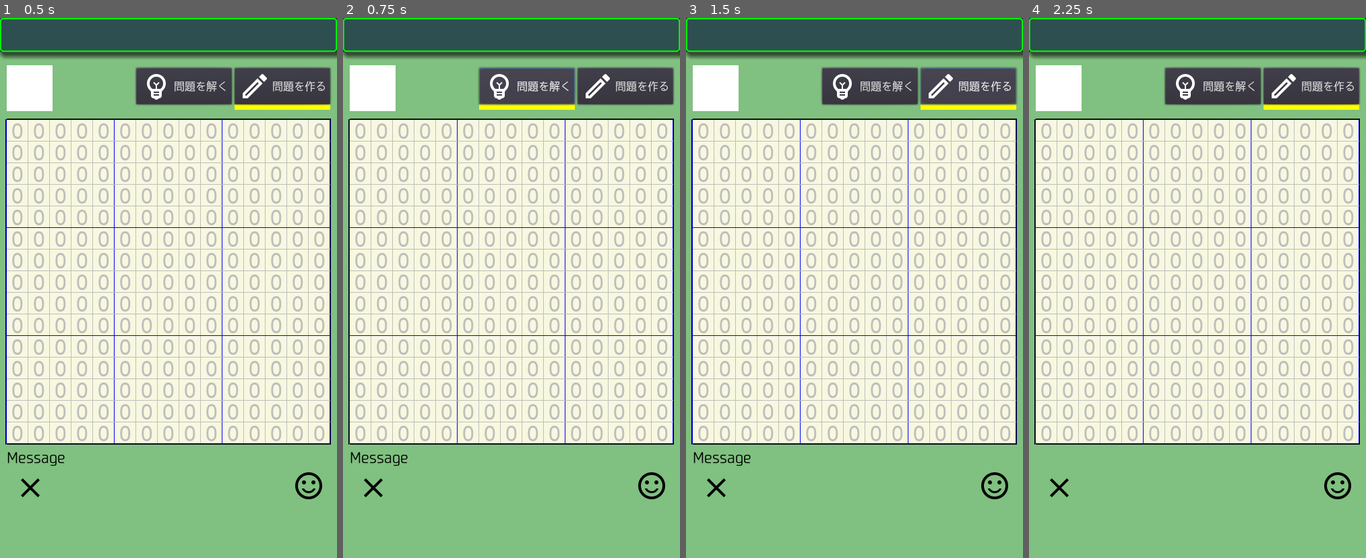
Above: before the commit, frames 1-4 (left to right).
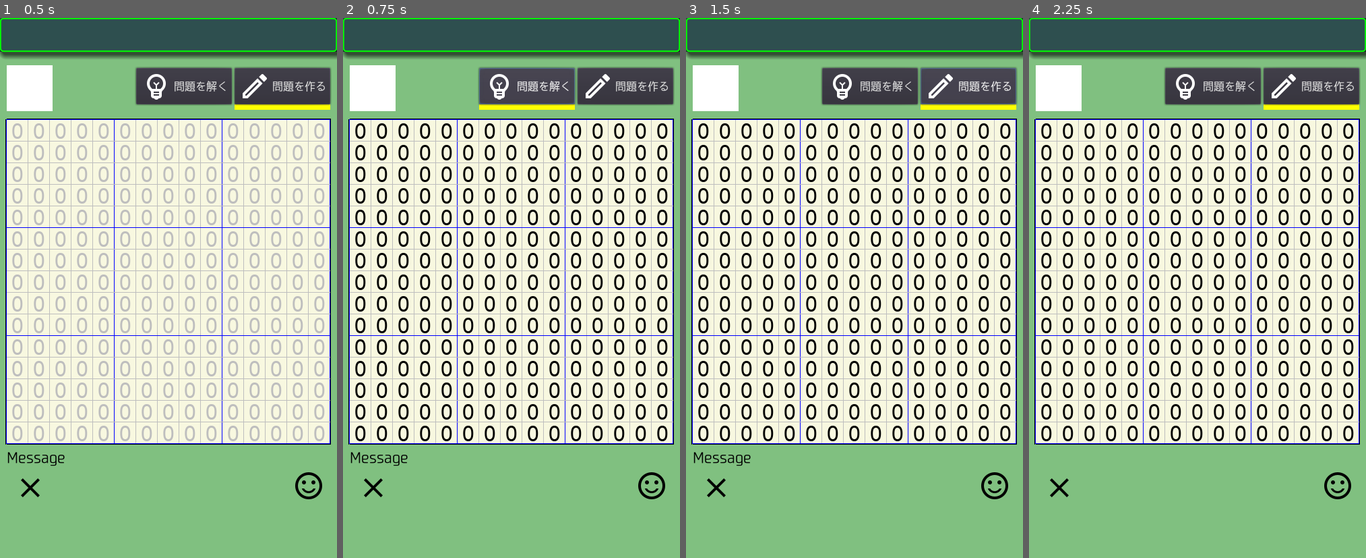
Above: after the commit, the same moments.

Repository: vivisuke/SakuSakuMosaic
Game: Godot game, scene res://MainScene.tscn
Two runs of this game, one before a commit and one after it. Both use one fixed random seed, a clock stepped at 60 frames per second and the inputs below.
Inputs (mouse positions are in pixels of both pictures, inside the frame that each line leads up to):
- Up to frame 1 (0.5 s): no input
- Up to frame 2 (0.75 s): click "問題を解く" at 0.5 s
- Up to frame 3 (1.5 s): click "問題を作る" at 1.25 s
- Up to frame 4 (2.25 s): click (1059, 487) at 2 s

Frame 1 is identical in both runs. In frame 2, 11% of the frame differs, in the area x 3-97%, y 19-79%; in frame 3, 11%; in frame 4, 11%.

Commit message:
0029 ◎ C 08/18 08/18 0.001│ToDo│問題を解くモード遷移時：デフォルトの手がかり数字を黒に

Diff:
--- a/SakuSakuMosaic/MainScene.gd
+++ b/SakuSakuMosaic/MainScene.gd
@@ -28,7 +28,7 @@
 			for x in range(g.N_IMG_CELL_HORZ):
 				var ix = g.xyToAryIX(x, y)
 				ary_state[ix] = UNKNOWN
-				var label = clueLabels[x+y*g.N_IMG_CELL_HORZ]
+				var label = clueLabels[g.xyToBoardIX(x, y)]
 				ary_clues[ix] = int(label.text)
 				#ary_clues[ix] = -1 if label.text == "" else int(label.text)
 	func print_clues():
@@ -453,16 +453,22 @@
 	$ModeContainer/GenQuestButton/Underline.visible = editMode
 
 func _on_SolveButton_pressed():
+	if !editMode:
+		return
 	editMode = false
 	update_ModeButtons()
 	for y in range(g.N_IMG_CELL_VERT):
 		for x in range(g.N_IMG_CELL_HORZ):
 			ary_state[g.xyToAryIX(x, y)] = $BoardBG/TileMap.get_cell(x, y)	# 現状態を保存
 			$BoardBG/TileMap.set_cell(x, y, UNKNOWN)
+			var label = clueLabels[g.xyToBoardIX(x, y)]
+			label.add_color_override("font_color", Color.black)
 	pass # Replace with function body.
 
 
 func _on_GenQuestButton_pressed():
+	if editMode:
+		return
 	editMode = true
 	update_ModeButtons()
 	pass # Replace with function body.
Not shown, changed: SakuSakuMozaic.spr
